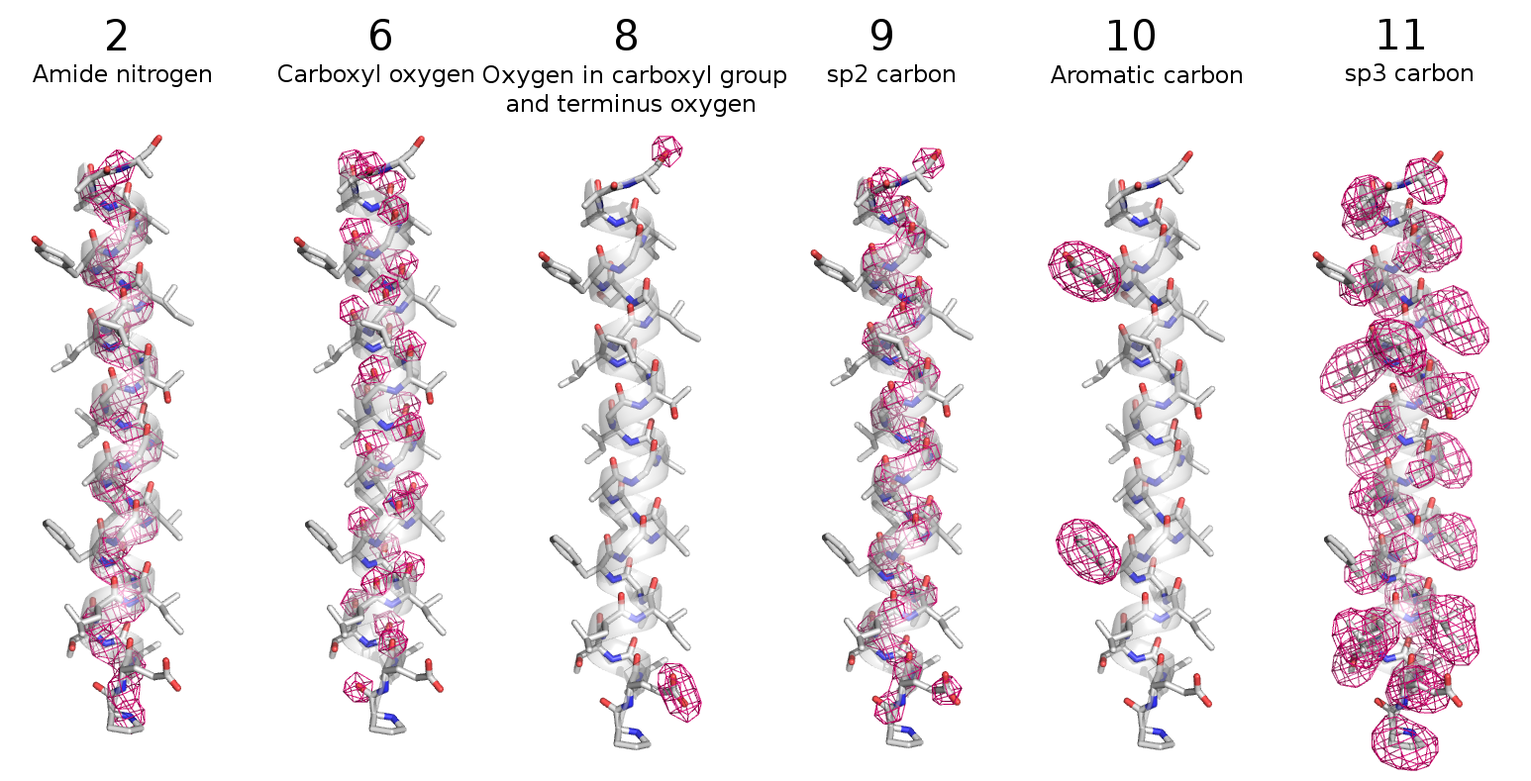
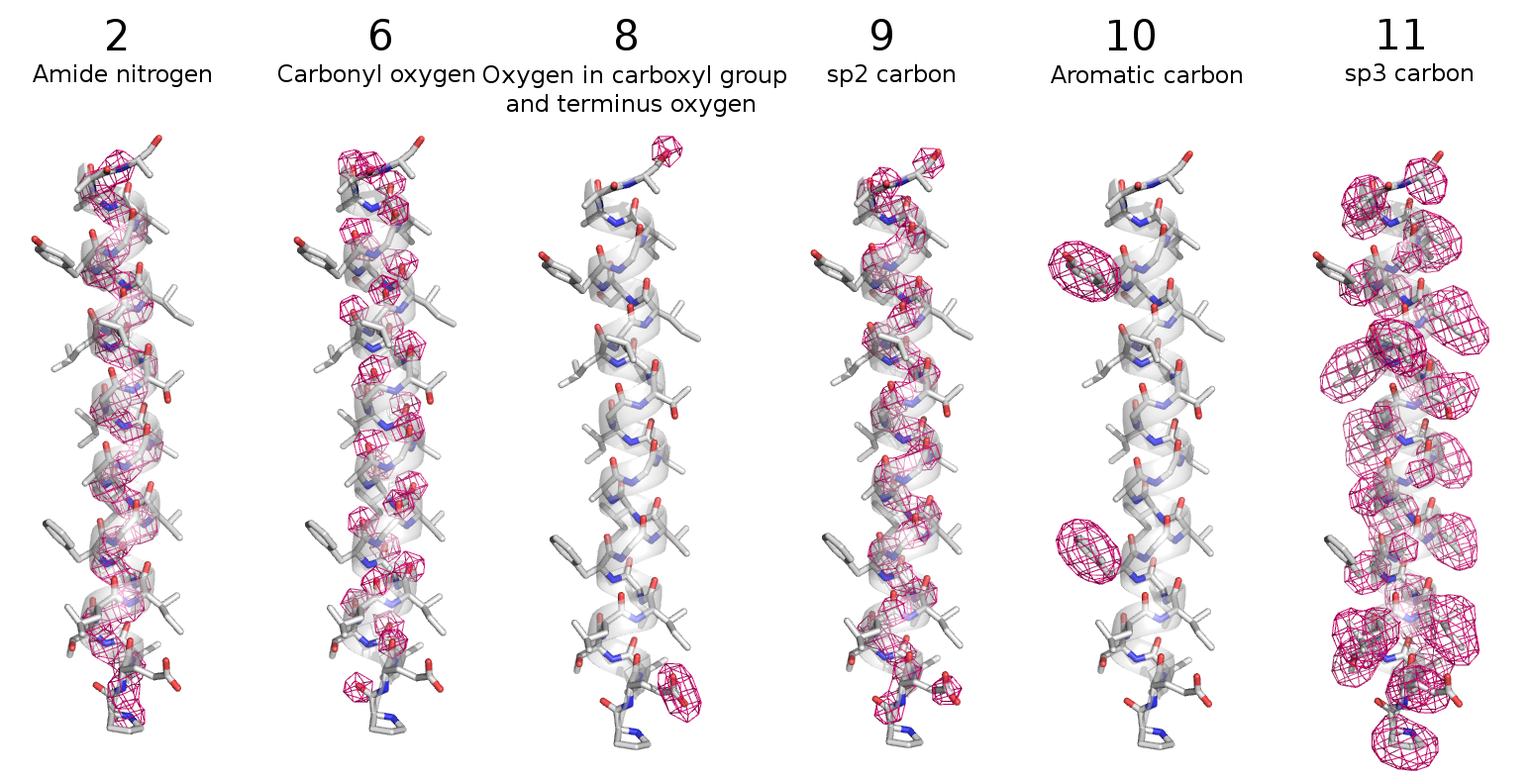
Comparing the layer stacks of the two w=1531, h=781 images. Changes:
painted on "6" over [346, 64, 475, 88]
